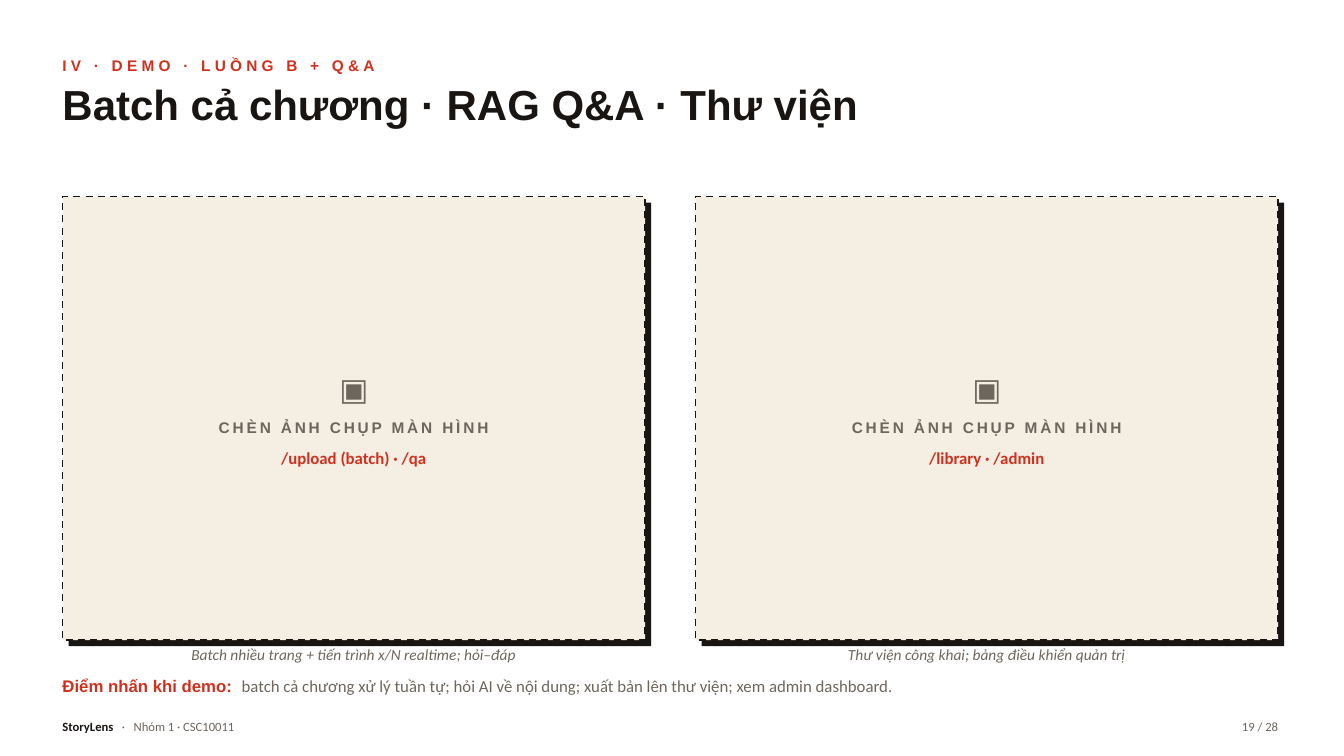
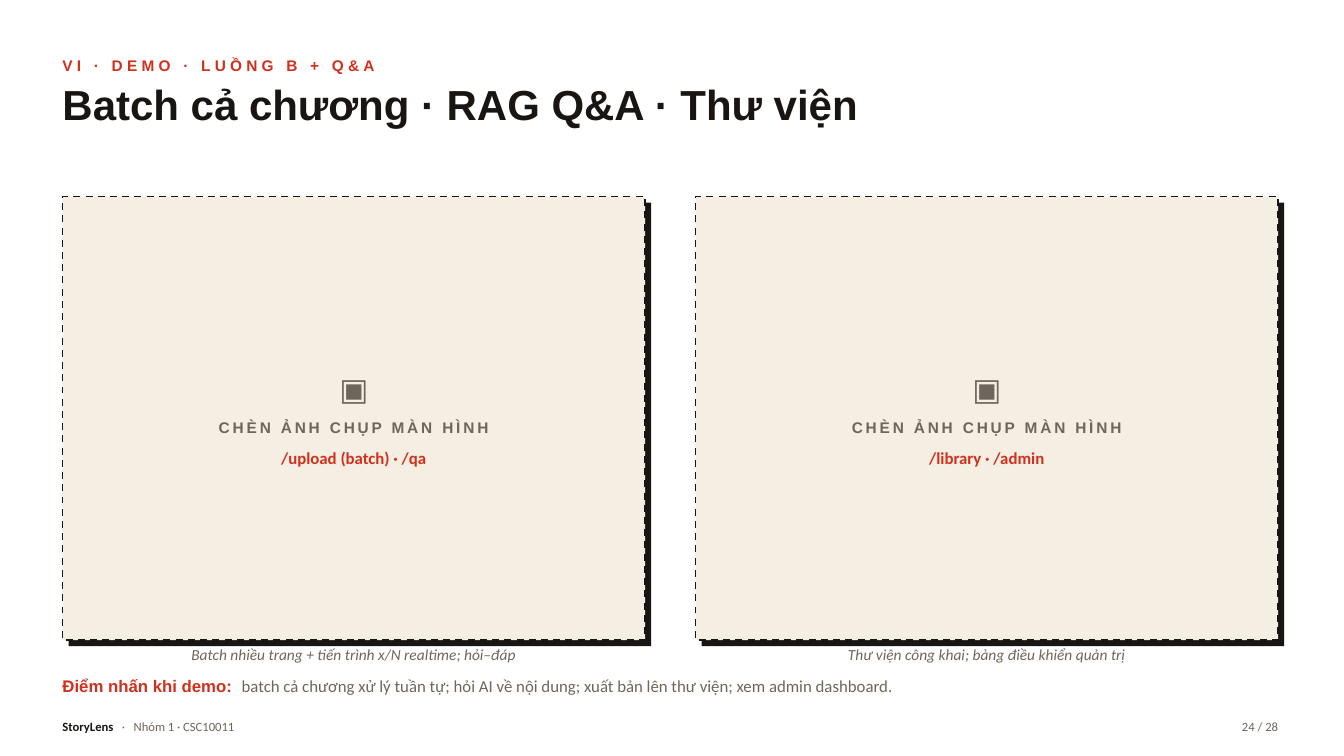
Before and after one commit to trungkiet2005/storylen, a slide deck: slide 24 of docs/presentation/StoryLens_Presentation.pptx (slide 19 before the commit). Drawn at 1344x756 pixels with LibreOffice and Linux fonts; fonts in the diff are those of the drawing. Boxes give left, top, right and bottom in pixels: in the first picture for what was removed or moved away, otherwise in the second. Text is boxed around its words. In the diff, an @@ line names an element or a change of style, - is before the commit and + after.

```diff
--- a/docs/presentation/StoryLens_Presentation.pptx
+++ b/docs/presentation/StoryLens_Presentation.pptx
@@ text at <box>62,59,375,74</box>: text changed @@
-IV · DEMO · LUỒNG B + Q&A
+VI · DEMO · LUỒNG B + Q&A
@@ text at <box>1242,722,1278,731</box>: text changed @@
-19 / 28
+24 / 28
```
Also in this commit, not shown: 22 other slides changed, 5 other files.
